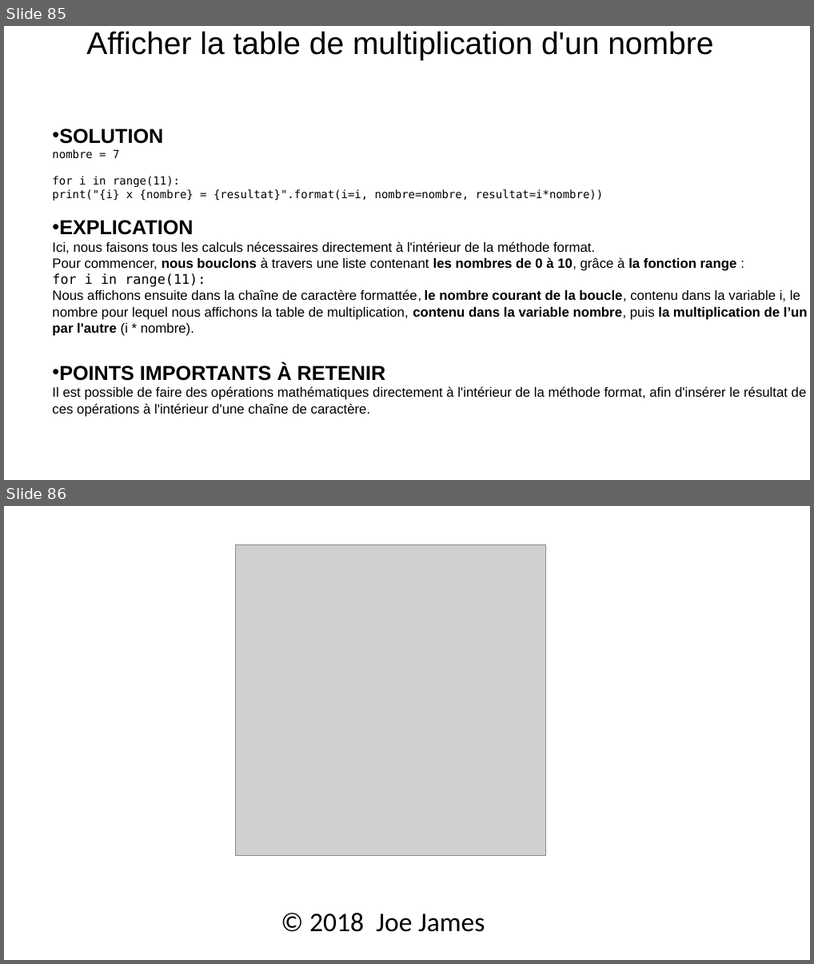
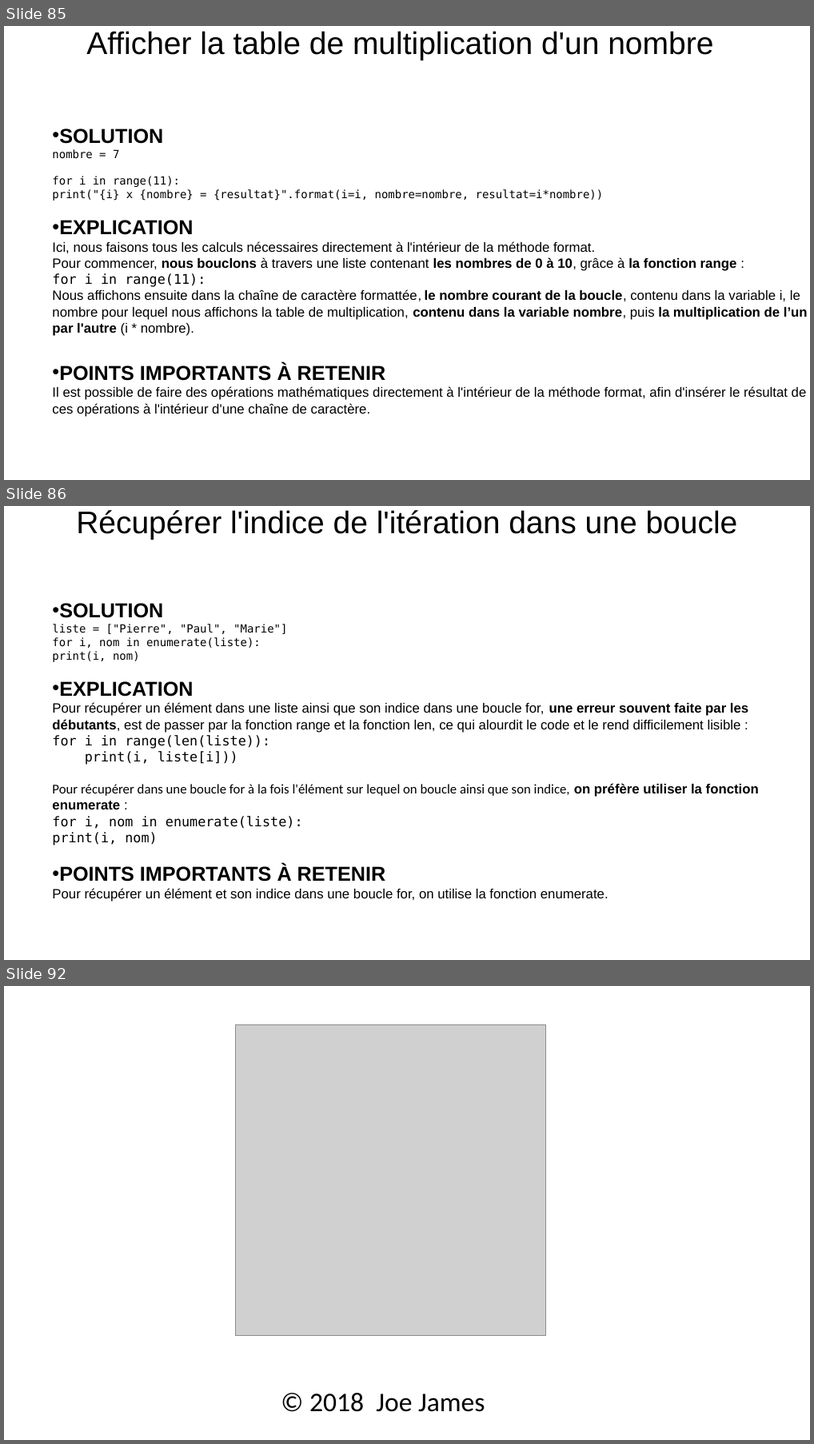
Before and after one commit to julienPalleau/Udemy, a slide deck: PythonParLaPratique 101 exercices/Python in 90 minutes [Enregistrement automatique].pptx. Shown one above the other, each under a label of ours: slides 85 and 86 before the commit, slides 85, 86 and 92 after it; the slides between them are not shown. The pictures are 814x964 and 814x1444 pixels, drawn with LibreOffice and Linux fonts; fonts in the diff are those of the drawing; grey boxes stand for pictures. Boxes give left, top, right and bottom in pixels: in the first picture for what was removed or moved away, otherwise in the second. Text is boxed around its words. In the diff, an @@ line names an element or a change of style, - is before the commit and + after.

```diff
--- a/PythonParLaPratique 101 exercices/Python in 90 minutes [Enregistrement automatique].pptx
+++ b/PythonParLaPratique 101 exercices/Python in 90 minutes [Enregistrement automatique].pptx
@@ slide 86 added at [4, 506, 810, 960], background #FFFFFF @@
@@ title added at [76, 510, 738, 540], 27.9 pt, text #000000 @@
+Récupérer l'indice de l'itération dans une boucle
@@ text added at [52, 603, 759, 901], 12 pt, text #000000 @@
+• SOLUTION
+liste = ["Pierre", "Paul", "Marie"]
+for i, nom in enumerate(liste):
+print(i, nom)
+• EXPLICATION
+Pour récupérer un élément dans une liste ainsi que son indice dans une boucle for, une erreur souvent faite par les
+débutants, est de passer par la fonction range et la fonction len, ce qui alourdit le code et le rend difficilement lisible :
+for i in range(len(liste)):
+print(i, liste[i]))
+Pour récupérer dans une boucle for à la fois l'élément sur lequel on boucle ainsi que son indice, on préfère utiliser la fonction
+enumerate :
+for i, nom in enumerate(liste):
+print(i, nom)
+• POINTS IMPORTANTS À RETENIR
+Pour récupérer un élément et son indice dans une boucle for, on utilise la fonction enumerate.
@@ what was slide 86 is now slide 92 @@
```
Also in this commit, not shown: 5 other slides added.
